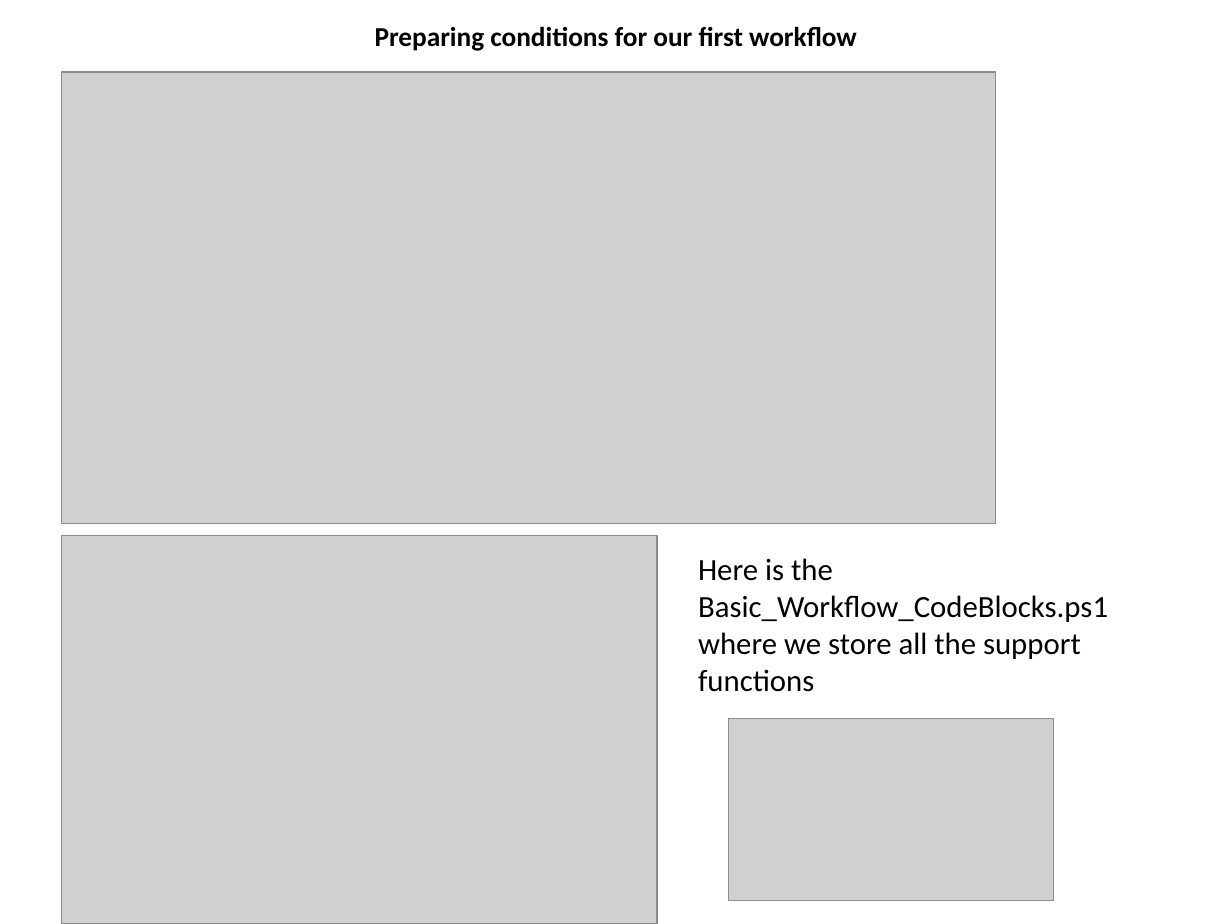
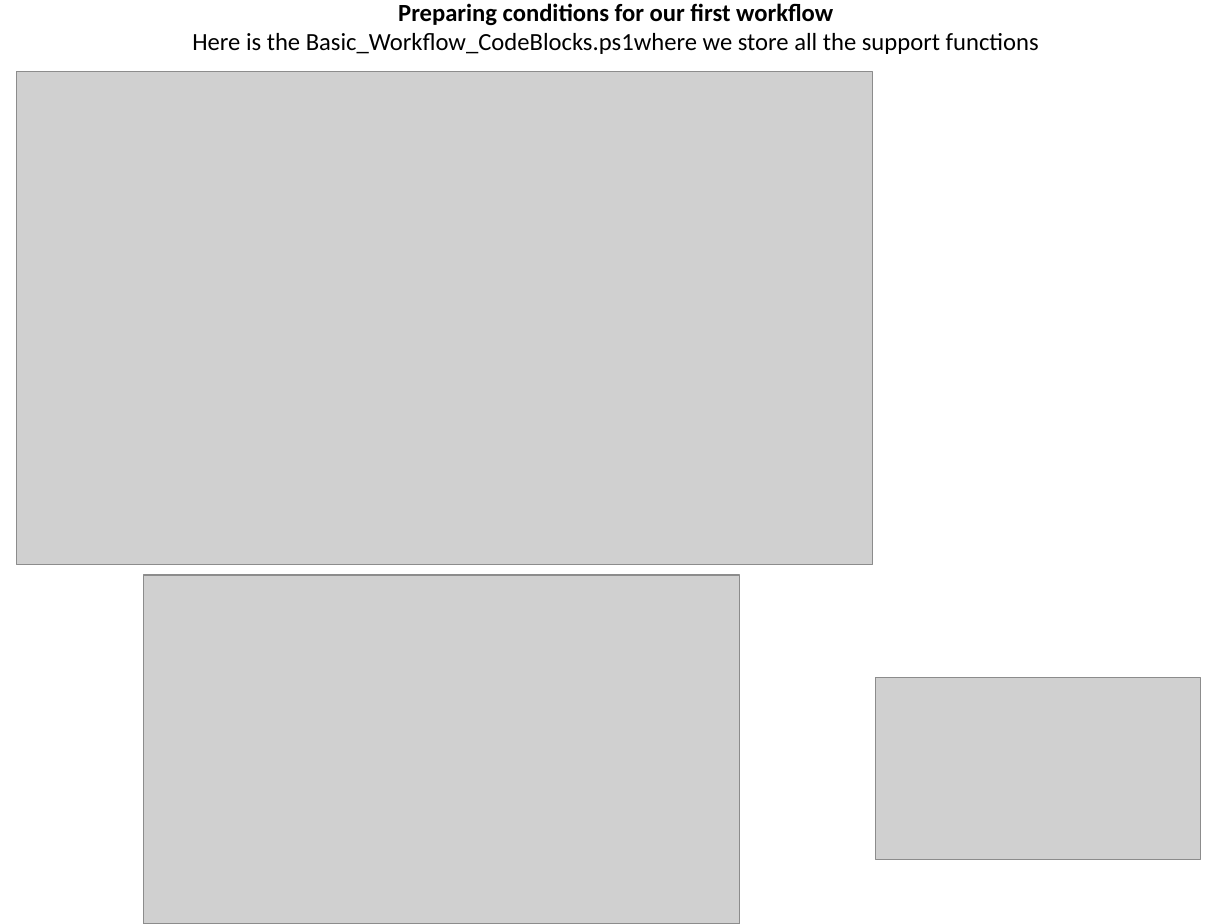
Before and after one commit to wildgrok/PowerShell, a slide deck: slide 25 of PowerShell From The Trenches - Workflows.pptx (slide 24 before the commit). Drawn at 1232x924 pixels with LibreOffice and Linux fonts; fonts in the diff are those of the drawing; grey boxes stand for pictures. Boxes give left, top, right and bottom in pixels: in the first picture for what was removed or moved away, otherwise in the second. Text is boxed around its words. In the diff, an @@ line names an element or a change of style, - is before the commit and + after.

```diff
--- a/PowerShell From The Trenches - Workflows.pptx
+++ b/PowerShell From The Trenches - Workflows.pptx
@@ title at (192, 3, 1039, 54): text changed; size 16 to 14.4 pt; bold off @@
-Preparing conditions for our first workflow
+Preparing conditions for our first workflow
+Here is the Basic_Workflow_CodeBlocks.ps1where we store all the support functions
@@ picture: place and size @@
-picture at (62, 71, 995, 524)
+picture at (17, 71, 873, 564)
@@ text removed at (698, 558, 1108, 692) @@
-Here is the Basic_Workflow_CodeBlocks.ps1
-where we store all the support functions
@@ picture: place and size @@
-picture at (62, 536, 657, 924)
+picture at (144, 575, 739, 924)
@@ picture: place and size @@
-picture at (729, 718, 1055, 901)
+picture at (876, 678, 1201, 860)
```
Also in this commit, not shown: 19 other slides changed, 21 slides added, 2 slides removed.
